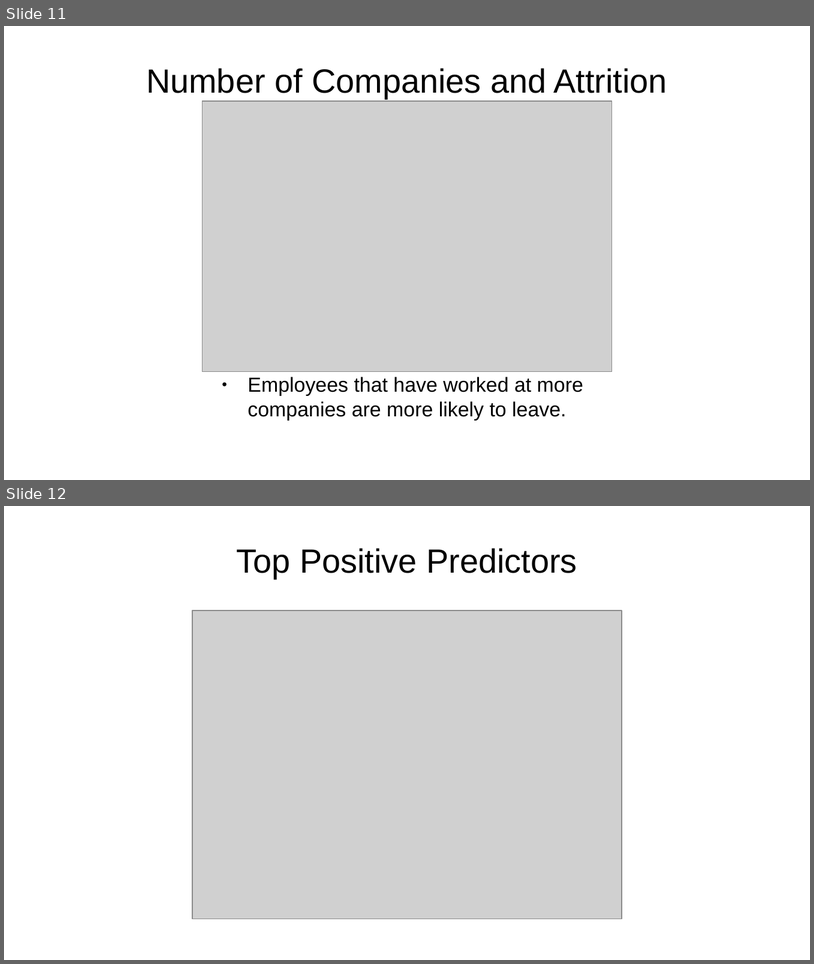
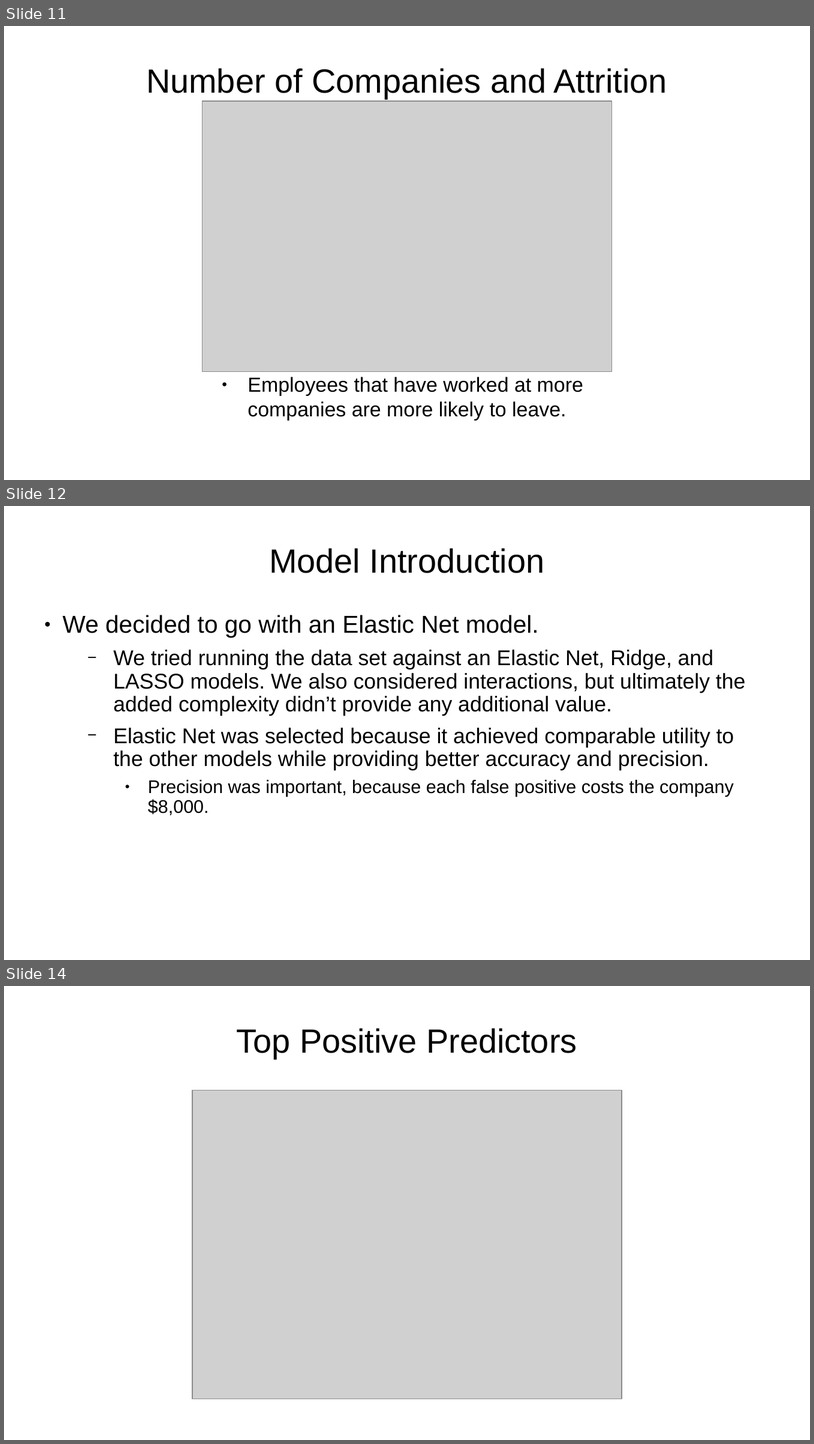
Before and after one commit to sbowler/project-one, a slide deck: presentations/project2_presentation.pptx. Shown one above the other, each under a label of ours: slides 11 and 12 before the commit, slides 11, 12 and 14 after it; the slides between them are not shown. The pictures are 814x964 and 814x1444 pixels, drawn with LibreOffice and Linux fonts; fonts in the diff are those of the drawing; grey boxes stand for pictures; background and template pictures are left out. Boxes give left, top, right and bottom in pixels: in the first picture for what was removed or moved away, otherwise in the second. Text is boxed around its words. In the diff, an @@ line names an element or a change of style, - is before the commit and + after.

```diff
--- a/presentations/project2_presentation.pptx
+++ b/presentations/project2_presentation.pptx
@@ slide 12 added at [4,506,810,960], background picture (left out) @@
@@ title added at [269,548,545,573], 33 pt, text #000000 @@
+Model Introduction
@@ text added at [63,615,746,815], 21 pt, text #000000 @@
+● We decided to go with an Elastic Net model.
+  − We tried running the data set against an Elastic Net, Ridge, and LASSO models. We also considered interactions, but ultimately the added complexity didn’t provide any additional value.
+  − Elastic Net was selected because it achieved comparable utility to the other models while providing better accuracy and precision.
+    ● Precision was important, because each false positive costs the company $8,000.
@@ what was slide 12 is now slide 14 @@
```
Also in this commit, not shown: 8 slides changed, 4 other slides added.
